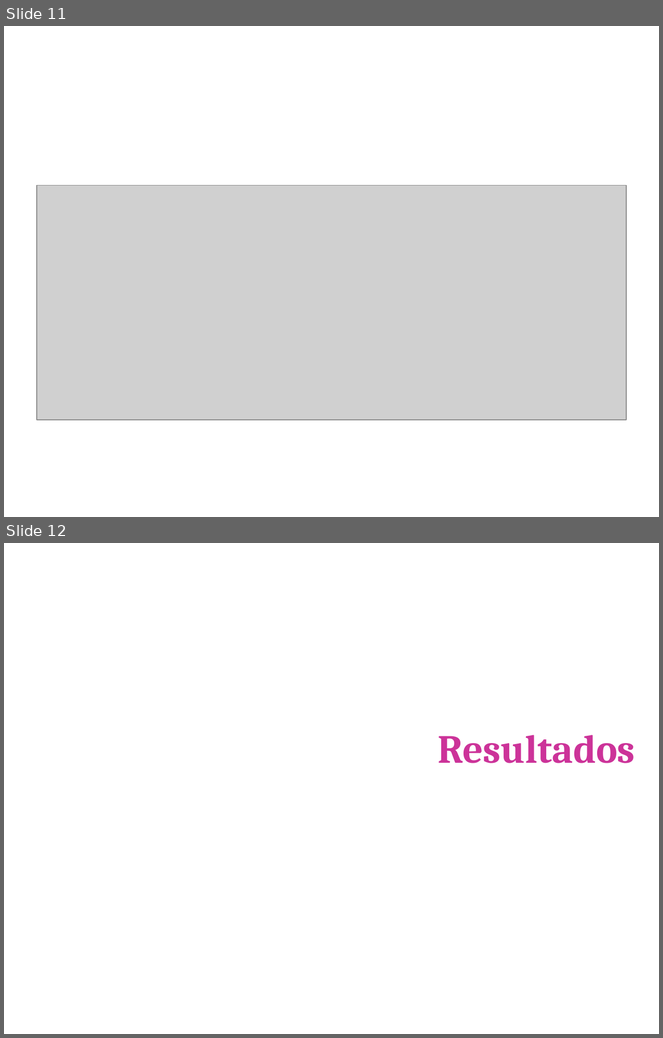
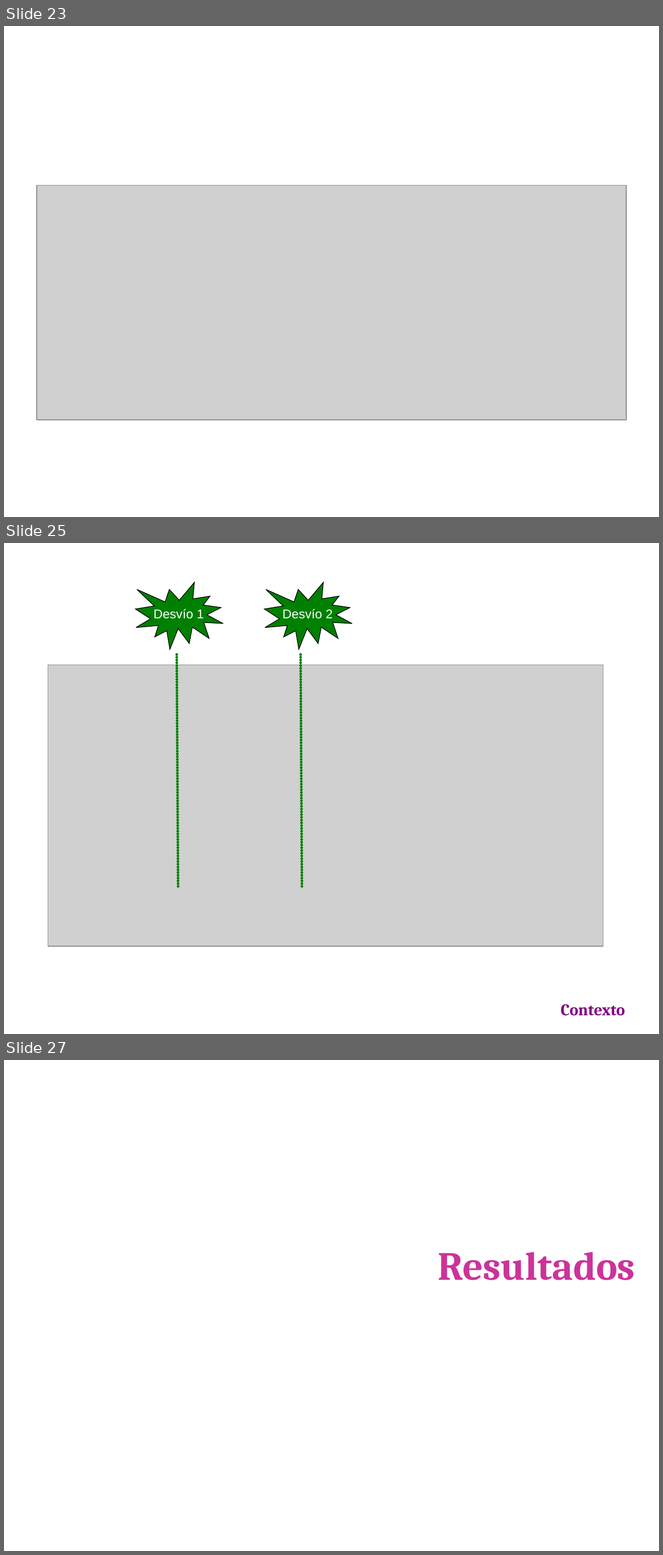
Before and after one commit to emmanuelfls371/softmart7547, a slide deck: docs/CarpetaEntrega/PresFinal.ppt. Shown one above the other, each under a label of ours: slides 11 and 12 before the commit, slides 23, 25 and 27 after it; the slides between them are not shown. The pictures are 663x1038 and 663x1555 pixels, drawn with LibreOffice and Linux fonts; fonts in the diff are those of the drawing; grey boxes stand for pictures; background and template pictures are left out. Boxes give left, top, right and bottom in pixels: in the first picture for what was removed or moved away, otherwise in the second. Text is boxed around its words. In the diff, an @@ line names an element or a change of style, - is before the commit and + after.

```diff
--- a/docs/CarpetaEntrega/PresFinal.ppt
+++ b/docs/CarpetaEntrega/PresFinal.ppt
@@ slide 25 added at (4, 543, 659, 1034), background picture (left out) @@
@@ irregular seal added at (136, 583, 223, 649), fill #008000, outline #000000 0.74 pt, 14 pt, text #FFFFFF @@
+Desvío 1
@@ irregular seal added at (265, 583, 352, 649), fill #008000, outline #000000 0.74 pt, 14 pt, text #FFFFFF @@
+Desvío 2
@@ picture added at (48, 665, 604, 947) @@
@@ line added from (177, 654) to (178, 887), #008000 3 pt @@
@@ line added from (301, 654) to (302, 887), #008000 3 pt @@
@@ text added at (561, 1004, 625, 1016), 18 pt, text #800080, bold @@
+Contexto
@@ what was slide 11 is now slide 23 @@
@@ what was slide 12 is now slide 27 @@
```
Also in this commit, not shown: 5 slides changed, 15 other slides added, 1 slide removed, 3 other files.
